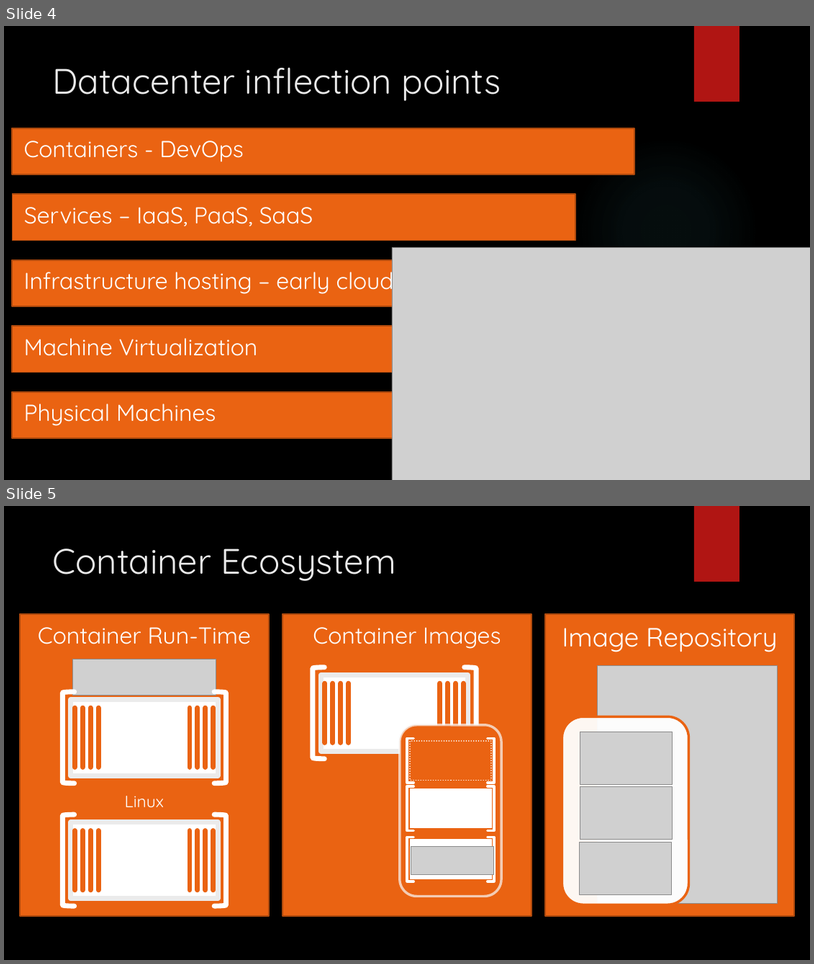
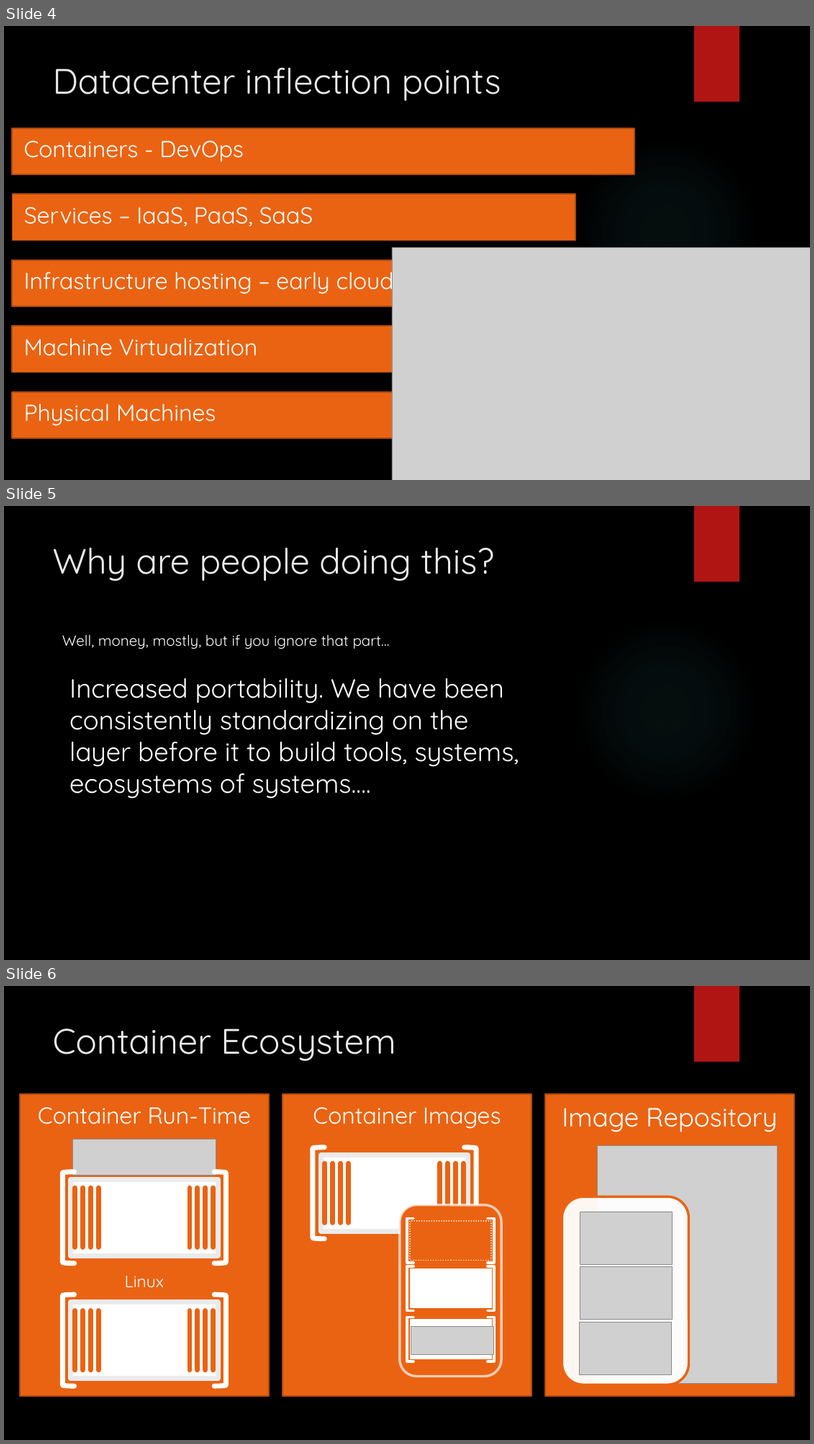
Before and after one commit to arif-aigonix/leap2015, a slide deck: TaylorWindowsContainers.pptx. Shown one above the other, each under a label of ours: slides 4 and 5 before the commit, slides 4, 5 and 6 after it. The pictures are 814x964 and 814x1444 pixels, drawn with LibreOffice and Linux fonts; fonts in the diff are those of the drawing; grey boxes stand for pictures; background and template pictures are left out. Boxes give left, top, right and bottom in pixels: in the first picture for what was removed or moved away, otherwise in the second. Text is boxed around its words. In the diff, an @@ line names an element or a change of style, - is before the commit and + after.

```diff
--- a/TaylorWindowsContainers.pptx
+++ b/TaylorWindowsContainers.pptx
@@ slide 5 added at (4,506,810,960), background picture (left out); not listed: 2 template elements that a slide beside it also shows @@
@@ title added at (53,547,494,581), 42.8 pt, text #EBEBEB @@
+Why are people doing this?
@@ text added at (62,635,390,649), 18 pt, text #FFFFFF @@
+Well, money, mostly, but if you ignore that part…
@@ text added at (70,678,520,798), 32 pt, text #FFFFFF @@
+Increased portability. We have been consistently standardizing on the layer before it to build tools, systems, ecosystems of systems….
@@ what was slide 5 is now slide 6 @@
```
Also in this commit, not shown: 14 slides changed, 3 other files.
